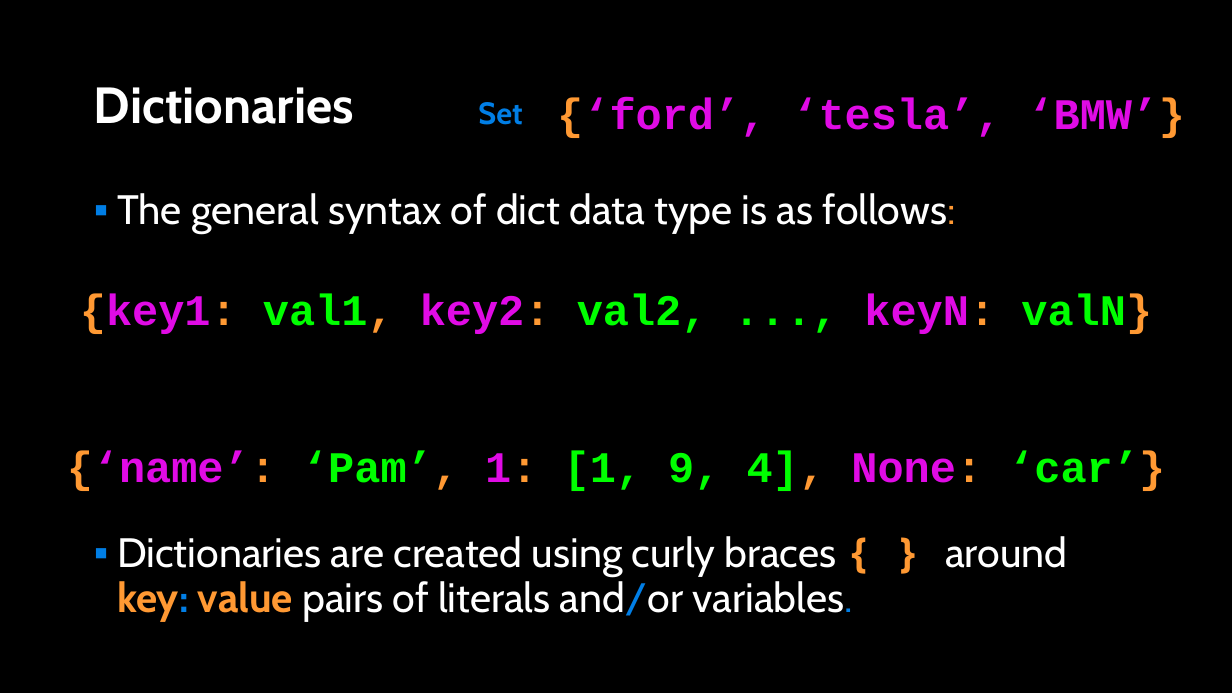
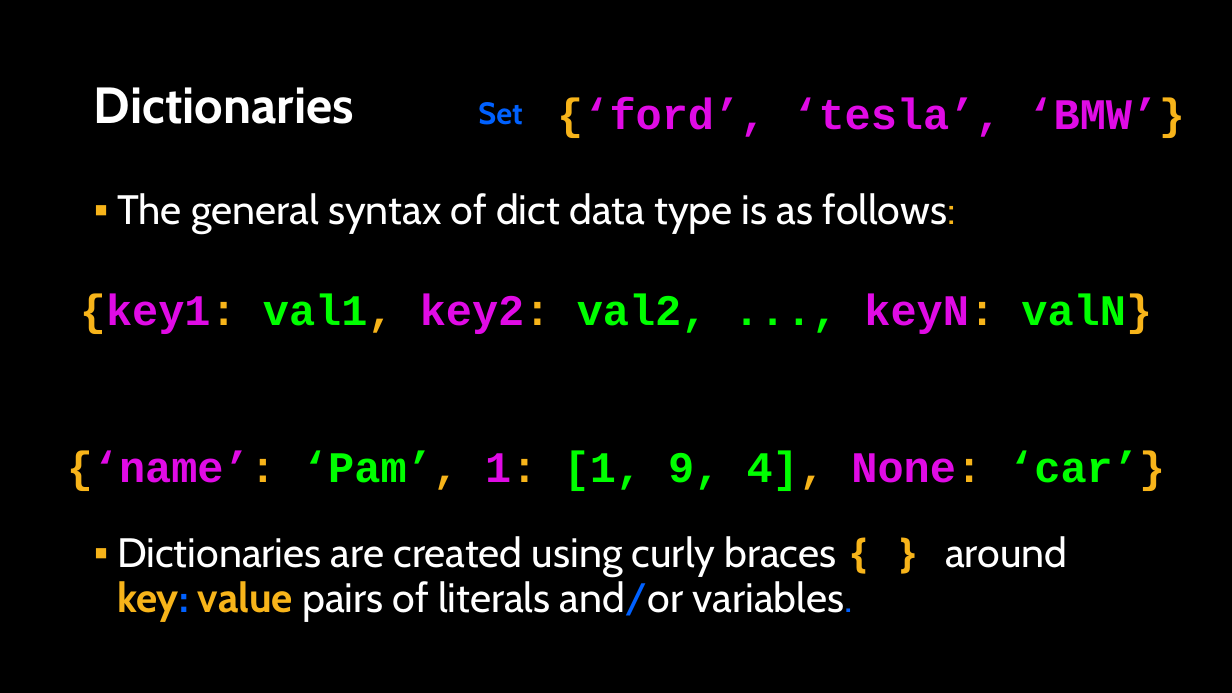
Before and after one commit to APS106/APS106-winter-2024-kinsella-goodfellow, a slide deck: slide 4 of lectures/week8/lecture2/slides/week8_lecture2.pptx. Drawn at 1232x693 pixels with LibreOffice and Linux fonts; fonts in the diff are those of the drawing; background and template pictures are left out. Boxes give left, top, right and bottom in pixels: in the first picture for what was removed or moved away, otherwise in the second. Text is boxed around its words. In the diff, an @@ line names an element or a change of style, - is before the commit and + after.

```diff
--- a/lectures/week8/lecture2/slides/week8_lecture2.pptx
+++ b/lectures/week8/lecture2/slides/week8_lecture2.pptx
@@ text "{‘ford’, ‘tesla’, ‘BMW’}" at [557, 97, 1185, 138]: text colour #FF9933 to #F7B41A in "{‘ford’, ‘BMW’}" @@
@@ text "Set" at [478, 102, 522, 125]: text colour #017EE5 to #0061FF @@
@@ text "The general syntax of dict ..." at [117, 193, 1067, 621]: text colour #FF9933 to #F7B41A in "follows:", "{ } key: value"; text colour #017EE5 to #0061FF in "key: and/or variables."; bullet colour #007EE5 to #F7B41A @@
@@ text "{key1: val1, key2: val2, ..., ..." at [67, 293, 1165, 491]: text colour #FF9933 to #F7B41A in "{key1: val1, key2: keyN: valN}", "{‘name’: ‘Pam’, 1: 4], None: ‘car’}" @@
```
Also in this commit, not shown: 16 other slides changed, 1 slide added, 6 other files.
